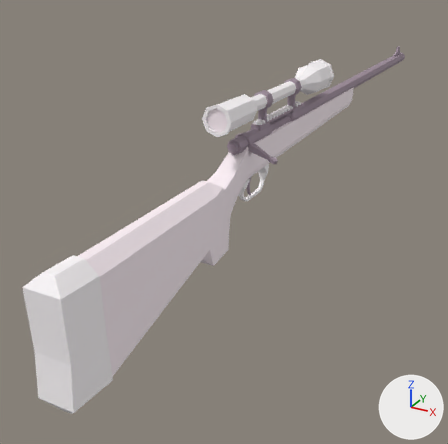
A saved change to the OBJ model assets/meshes/guns/SniperRifle_1.obj.
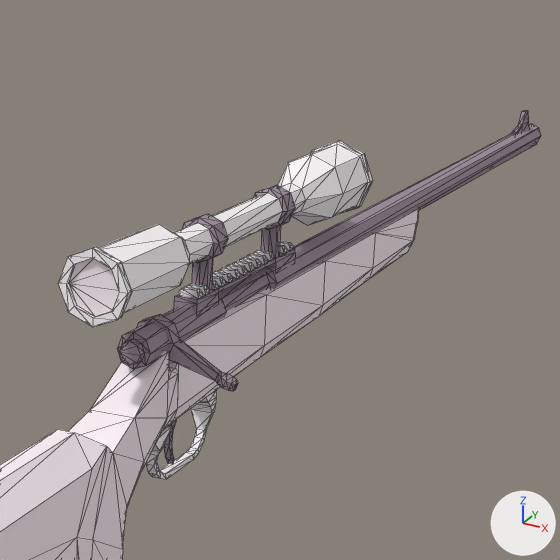
Old and new are each drawn whole from a 50 mm camera at (1.9, -5.05, 1.55) aimed at (-0.53, -0.64, -0.66) and again close up on the part from 40% to 92% of the width and 0% to 53% of the height. Lighting does not change. The marker at lower right points along +X, +Y and +Z. The first two pictures are the older version. The close-ups show mesh edges as thin lines. Where no turn or scale is listed for an object, it has been applied to the vertices.

Names of what the first close-up shows: 'Body', 'Hardware', 'Panel'.
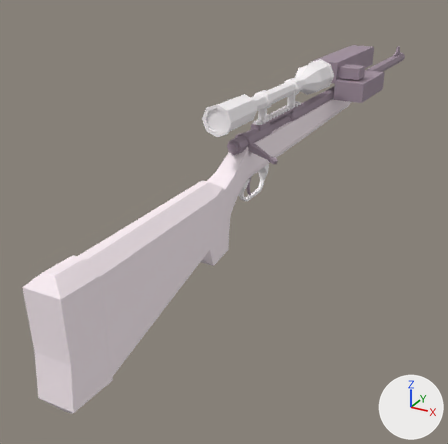
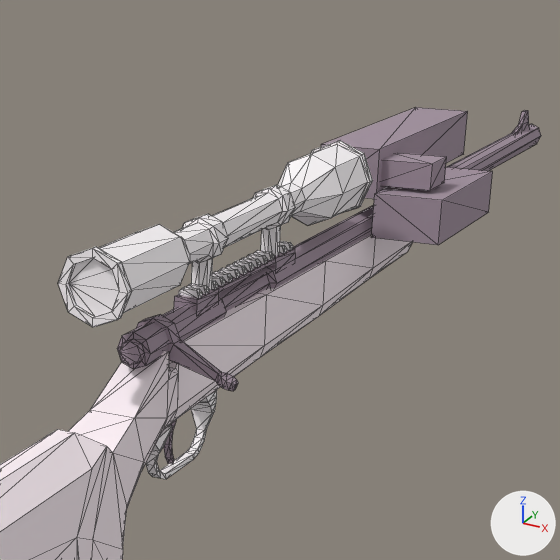
Pixel boxes [x1, y1, x2, y2] of what changed, in the close-ups (560 x 560 px):
'Panel', reshaped
    before: [0, 208, 419, 560]
    after: [0, 234, 413, 560]
'Bolt', added
    after: [321, 107, 468, 199]
part 1 of me_body, added
    after: [182, 185, 295, 291]
part 2 of me_hardware, added
    after: [371, 167, 493, 245]
part 3 of me_hardware, deleted
    before: [182, 214, 228, 291]
part 4 of me_hardware, deleted
    before: [253, 185, 295, 257]
part 5 of me_panel, deleted
    before: [69, 258, 119, 317]

The change, as a list of edits to the scene's bpy script:
```text
Change me_body:
    used by ob_body; location = (0.0, 0.0, 0.0)
    remove me_body.from_pydata(...)  # 398 vertices, 654 faces; spans x -0.2..0.07, y -3.25..0.3, z -0.66..0.66
    add me_body.from_pydata(...)  # 424 vertices, 762 faces; spans x -0.2..0.07, y -1.58..0.3, z -0.19..0.66
    me_body part 1: 56 vertices added at x -0.14..0.0, y -0.91..-0.3, z 0.32..0.59
    other edits to the shape of me_body do not show in these pictures
Change me_hardware:
    used by ob_hardware; location = (0.0, 0.0, 0.0)
    remove me_hardware.from_pydata(...)  # 258 vertices, 464 faces; spans x -0.14..0.2, y -1.36..3.25, z -0.16..0.59
    add me_hardware.from_pydata(...)  # 178 vertices, 332 faces; spans x -0.14..0.29, y -1.36..3.25, z -0.16..0.44
    me_hardware part 2: a new loose piece, a box spanning x 0.02..0.29, y 0.48..1.17, z 0.27..0.44, in mat_plumdark (grey #a2919f)
    me_hardware part 3: the loose piece of 44 vertices spanning x -0.14..0.0, y -0.92..-0.84, z 0.32..0.59 is deleted
    me_hardware part 4: the loose piece of 44 vertices spanning x -0.14..0.0, y -0.37..-0.29, z 0.32..0.59 is deleted
Change me_panel:
    used by ob_panel; location = (0.0, 0.0, 0.0)
    remove me_panel.from_pydata(...)  # 148 vertices, 264 faces; spans x -0.18..0.05, y -2.96..1.21, z -0.64..0.63
    add me_panel.from_pydata(...)  # 152 vertices, 300 faces; spans x -0.19..0.05, y -3.25..1.21, z -0.66..0.26
    me_panel part 5: the loose piece of 8 vertices spanning x -0.15..0.02, y -1.56, z 0.44..0.61 is deleted
    other edits to the shape of me_panel do not show in these pictures
Add me_bolt:
    me_bolt.from_pydata(...)  # a box spanning x -0.228..0.012, y 0.527..1.697, z 0.411..0.601; a box spanning x -0.028..0.212, y 0.567..0.747, z 0.456..0.556
    me_bolt.materials.append(mat_plumdark)  # grey #a2919f
Add ob_bolt:
    ob_bolt = bpy.data.objects.new('Bolt', me_bolt)
    ob_bolt.location = (0.0, 0.0, 0.0)
```
